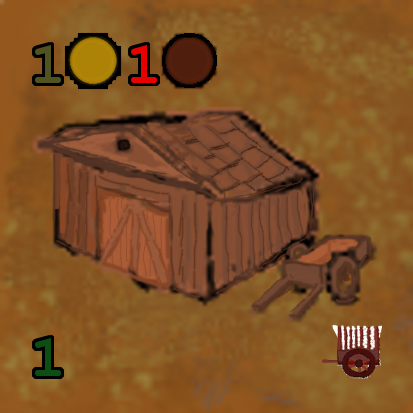
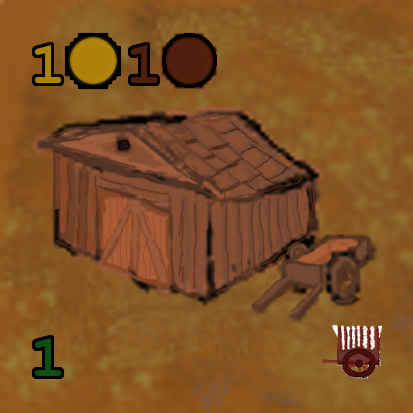
Layers edited between the first and the second 413 x 413 image:
painted on "1 #2" over [34,45,62,83]
painted on "1 #1" over [131,45,158,83]
